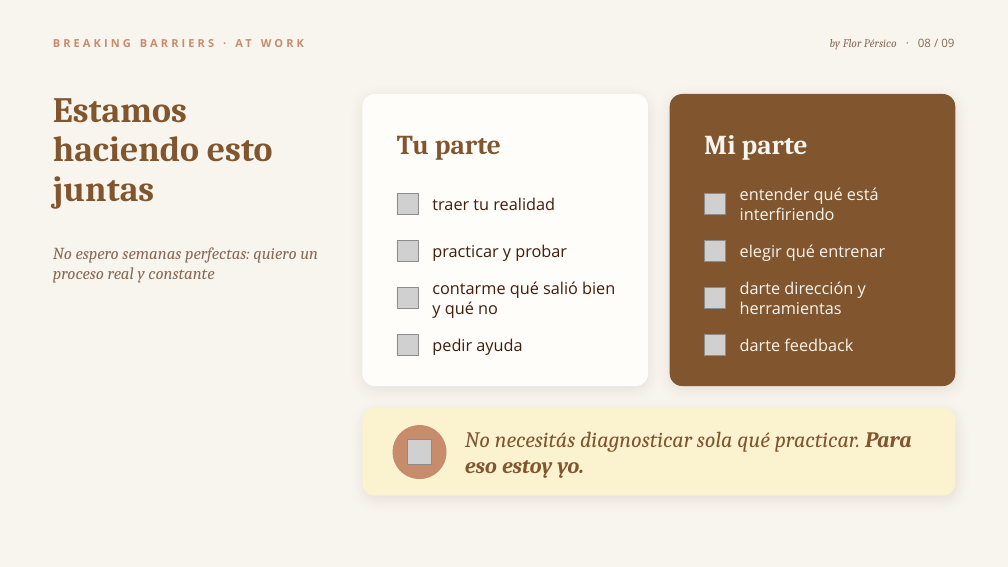
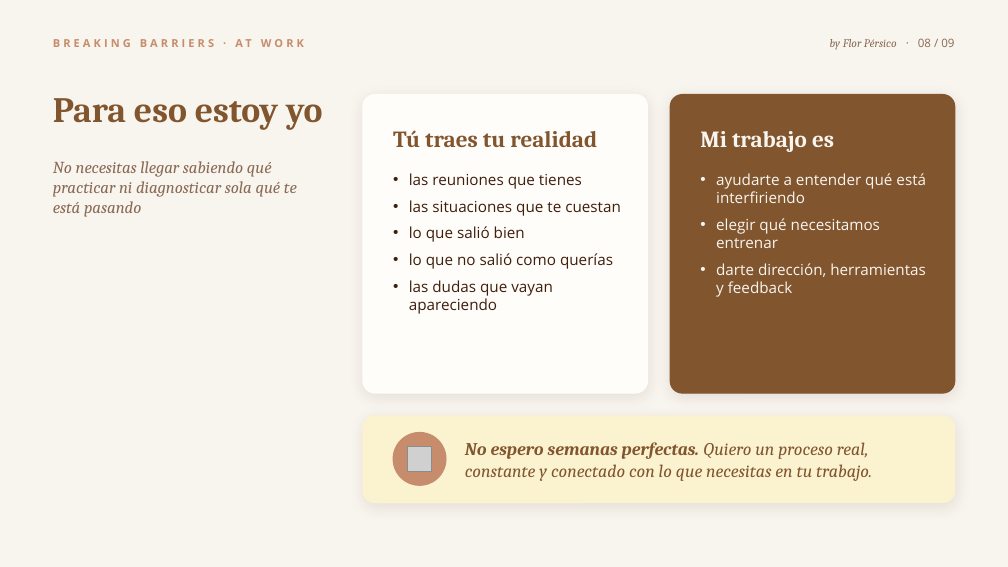
Before and after one commit to florenciapersico-ctrl/brakingbarriersatwork, a slide deck: slide 8 of onboarding/ONB02_Como_vamos_a_trabajar_juntas.pptx. Drawn at 1008x567 pixels with LibreOffice and Linux fonts; fonts in the diff are those of the drawing; grey boxes stand for pictures. Boxes give left, top, right and bottom in pixels: in the first picture for what was removed or moved away, otherwise in the second. Text is boxed around its words. In the diff, an @@ line names an element or a change of style, - is before the commit and + after.

```diff
--- a/onboarding/ONB02_Como_vamos_a_trabajar_juntas.pptx
+++ b/onboarding/ONB02_Como_vamos_a_trabajar_juntas.pptx
@@ text at [53, 98, 322, 130]: text changed @@
-Estamos haciendo esto juntas
+Para eso estoy yo
@@ rounded rectangle: place and size @@
-rounded rectangle at [363, 95, 648, 386]
+rounded rectangle at [363, 95, 648, 393]
@@ rounded rectangle: place and size @@
-rounded rectangle at [671, 95, 956, 386]
+rounded rectangle at [671, 95, 956, 393]
@@ text at [393, 130, 597, 147]: text changed; size 26 to 22 pt @@
-Tu parte
+Tú traes tu realidad
@@ text at [700, 131, 834, 152]: text changed; size 26 to 22 pt @@
-Mi parte
+Mi trabajo es
@@ text at [53, 161, 297, 217]: text changed @@
-No espero semanas perfectas: quiero un proceso real y constante
+No necesitas llegar sabiendo qué practicar ni diagnosticar sola qué te está pasando
@@ text added at [409, 173, 621, 314], 14.5 pt, text #3F1E0D @@
+• las reuniones que tienes
+• las situaciones que te cuestan
+• lo que salió bien
+• lo que no salió como querías
+• las dudas que vayan apareciendo
@@ text "ayudarte a entender qué está ..." at [716, 173, 926, 297]: vertical alignment middle to top @@
@@ text at [716, 173, 926, 297]: text changed; size 15.5 to 14.5 pt; text colour #3F1E0D to #F8F5EE @@
-practicar y probar
+• ayudarte a entender qué está interfiriendo
+• elegir qué necesitamos entrenar
+• darte dirección, herramientas y feedback
@@ picture removed at [397, 194, 418, 215] @@
@@ text removed at [432, 197, 555, 210] @@
-traer tu realidad
@@ picture removed at [704, 194, 725, 215] @@
@@ text removed at [740, 187, 879, 220] @@
-entender qué está interfiriendo
@@ picture removed at [397, 240, 418, 262] @@
@@ picture removed at [704, 240, 725, 262] @@
@@ text removed at [740, 244, 885, 261] @@
-elegir qué entrenar
@@ picture removed at [397, 287, 418, 309] @@
@@ text removed at [432, 281, 615, 318] @@
-contarme qué salió bien y qué no
@@ picture removed at [704, 287, 725, 309] @@
@@ text removed at [740, 281, 866, 314] @@
-darte dirección y herramientas
@@ picture removed at [397, 334, 418, 355] @@
@@ text removed at [432, 338, 522, 355] @@
-pedir ayuda
@@ picture removed at [704, 334, 725, 355] @@
@@ text removed at [740, 338, 853, 351] @@
-darte feedback
@@ rounded rectangle: place and size @@
-rounded rectangle at [363, 408, 955, 495]
+rounded rectangle at [363, 416, 955, 503]
@@ ellipse: place and size @@
-ellipse at [393, 426, 446, 479]
+ellipse at [393, 433, 446, 485]
@@ picture: place and size @@
-picture at [408, 440, 432, 464]
+picture at [408, 447, 432, 471]
@@ text removed at [465, 431, 912, 478] @@
-No necesitás diagnosticar sola qué practicar. Para eso estoy yo.
@@ text added at [465, 442, 872, 481], 17 pt, text #81552E, italic @@
+No espero semanas perfectas. Quiero un proceso real, constante y conectado con lo que necesitas en tu trabajo.
```
Also in this commit, not shown: 8 other slides changed, 2 other files.
